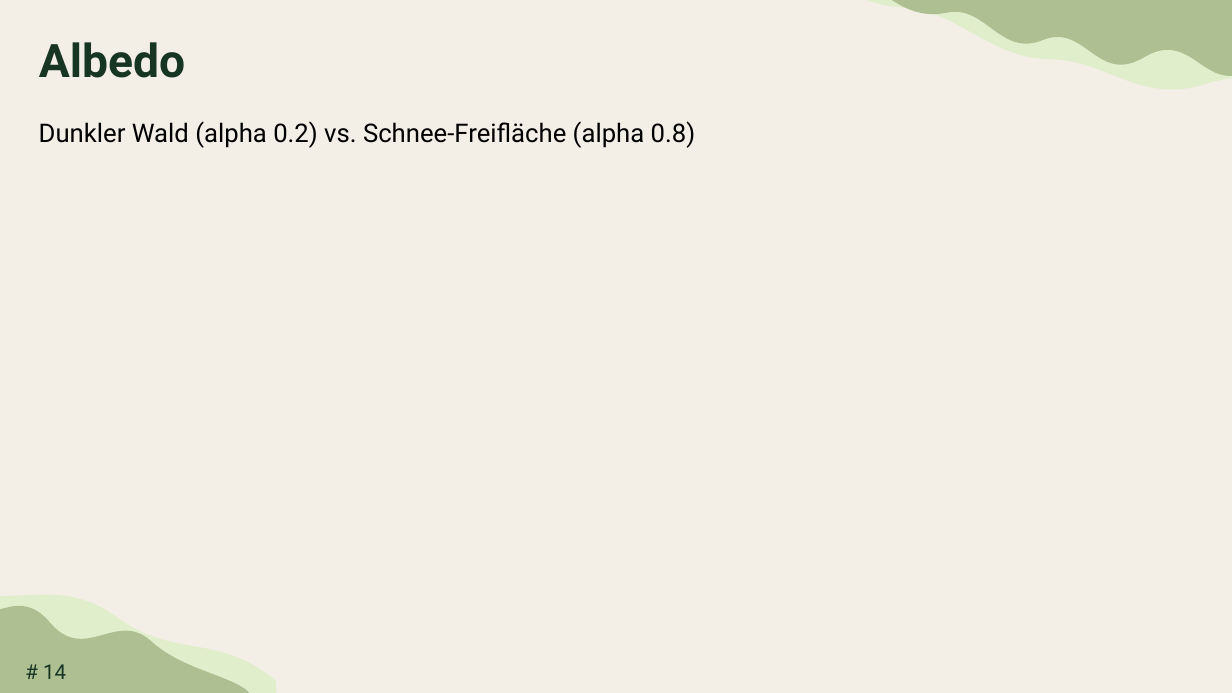
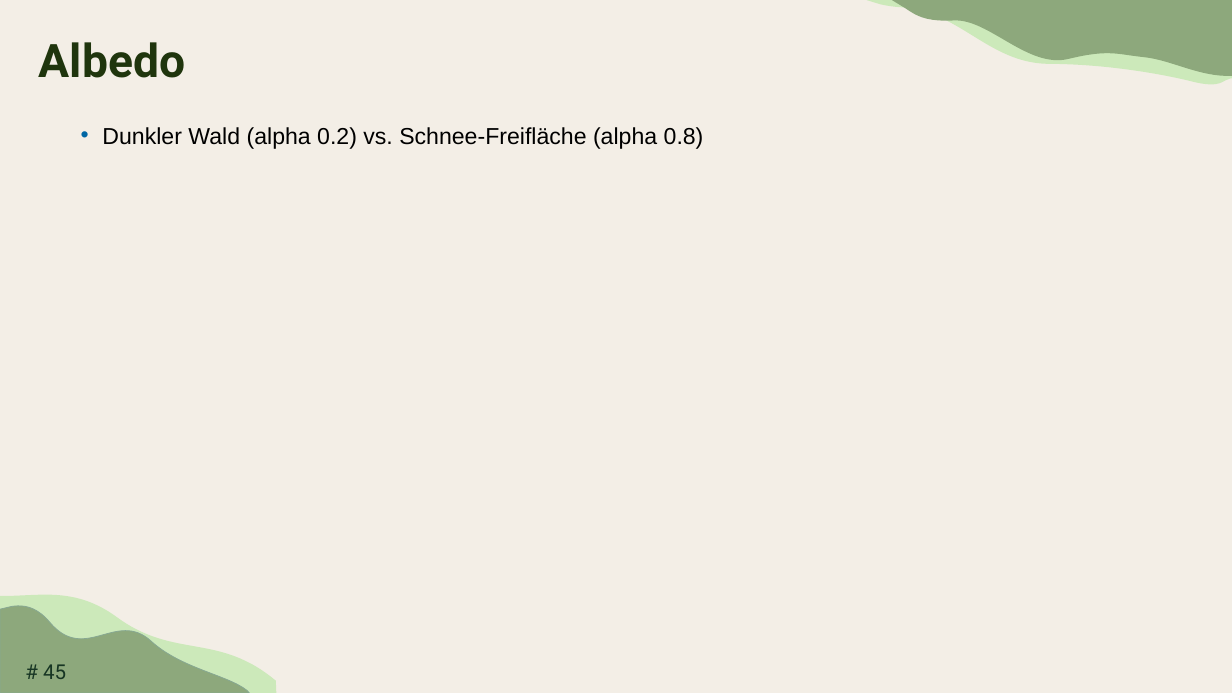
Before and after one commit to TimoDiepers/woodway, a slide deck: slide 45 of docs/slides/dissvortrag.pptx (slide 14 before the commit). Drawn at 1232x693 pixels with LibreOffice and Linux fonts; fonts in the diff are those of the drawing; background and template pictures are left out. Boxes give left, top, right and bottom in pixels: in the first picture for what was removed or moved away, otherwise in the second. Text is boxed around its words. In the diff, an @@ line names an element or a change of style, - is before the commit and + after.

```diff
--- a/docs/slides/dissvortrag.pptx
+++ b/docs/slides/dissvortrag.pptx
@@ freeform shape at (x1=866, y1=0, x2=1232, y2=135): fill #E1EECC to #CCE9BA; outline redrawn @@
@@ freeform shape at (x1=890, y1=0, x2=1232, y2=129): fill #AEBF92 to #8DA87C; outline redrawn @@
@@ title "Albedo" at (x1=39, y1=42, x2=185, y2=78): text colour #173523 to #1F350D @@
@@ text "Dunkler Wald (alpha 0.2) vs. ..." moved from (x1=39, y1=121, x2=696, y2=148) to (x1=102, y1=127, x2=704, y2=149) @@
@@ text "Dunkler Wald (alpha 0.2) vs. ..." at (x1=102, y1=127, x2=704, y2=149): size 20 to 18 pt, font Roboto to Arial; bullet none to • @@
@@ freeform shape at (x1=0, y1=585, x2=277, y2=693): fill #E1EECC to #CCE9BA @@
@@ freeform shape at (x1=0, y1=597, x2=250, y2=693): fill #AEBF92 to #8DA87C; outline none to #87A892 0.63 pt @@
@@ page number at (x1=43, y1=664, x2=66, y2=679): text changed @@
-# 14
+# 45
```
Also in this commit, not shown: 16 other slides changed, 48 slides added, 5 slides removed, 4 other files.
